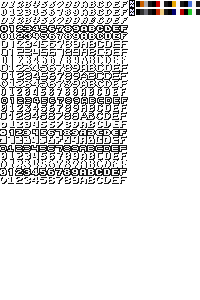
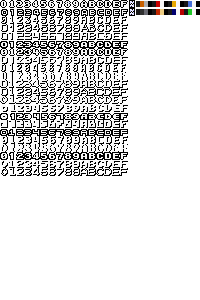
Two versions of the same layered image (200 × 300). Layer-by-layer changes:
added layer "Pasted Layer #1" above "Pasted Layer" over box(1, 32, 128, 40)
painted on "Pasted Layer" over box(0, 0, 200, 184)
